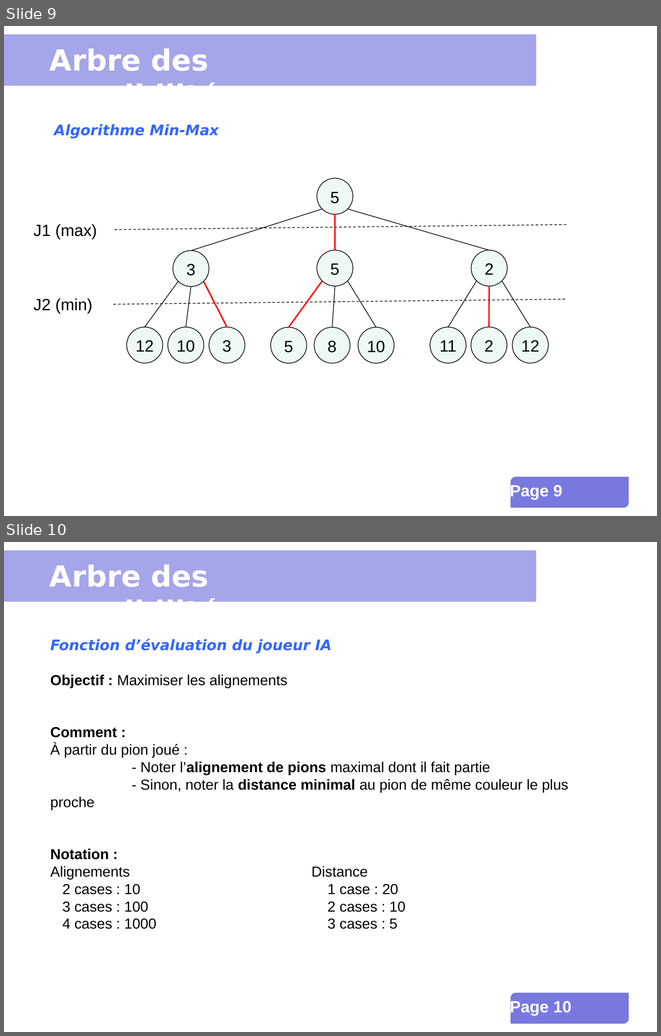
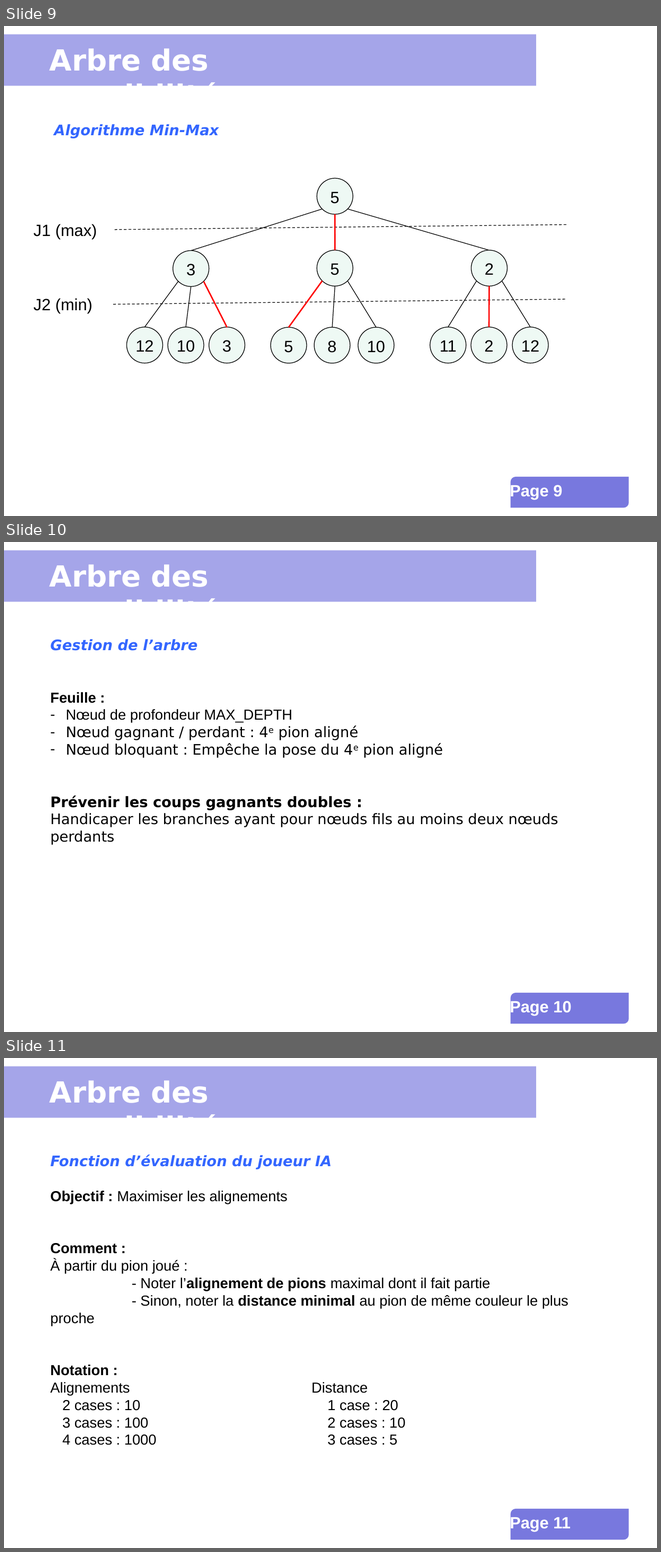
Before and after one commit to INSA-4IF-H4404-2013-2014/Connect-Four, a slide deck: presentation.ppt. Shown one above the other, each under a label of ours: slides 9 and 10 before the commit, slides 9, 10 and 11 after it. The pictures are 661x1036 and 661x1552 pixels, drawn with LibreOffice and Linux fonts; fonts in the diff are those of the drawing; background and template pictures are left out. Boxes give left, top, right and bottom in pixels: in the first picture for what was removed or moved away, otherwise in the second. Text is boxed around its words. In the diff, an @@ line names an element or a change of style, - is before the commit and + after.

Commit message:
PPT changes Player Tree Explorer

```diff
--- a/presentation.ppt
+++ b/presentation.ppt
@@ slide 10 added at box(4, 542, 657, 1032), background #FFFFFF; not listed: 3 template elements that a slide beside it also shows @@
@@ text added at box(50, 564, 236, 602), 32 pt, text #FFFFFF, bold @@
+Arbre des possibilités
@@ text added at box(50, 639, 558, 845), 16 pt, text #000000 @@
+Gestion de l’arbre
+Feuille :
+– Nœud de profondeur MAX_DEPTH
+– Nœud gagnant / perdant : 4e pion aligné
+– Nœud bloquant : Empêche la pose du 4e pion aligné
+Prévenir les coups gagnants doubles :
+Handicaper les branches ayant pour nœuds fils au moins deux nœuds perdants
@@ what was slide 10 is now slide 11 @@
@@ page number at box(510, 1515, 571, 1531): text changed @@
-Page 10
+Page 11
```
